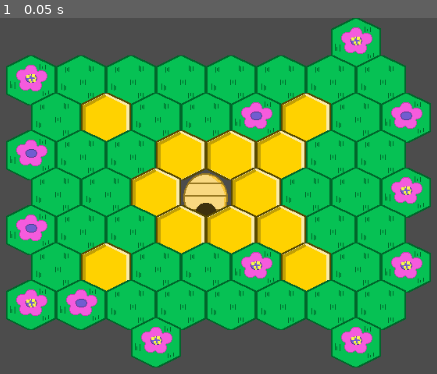
Above: before the commit, frame 1.
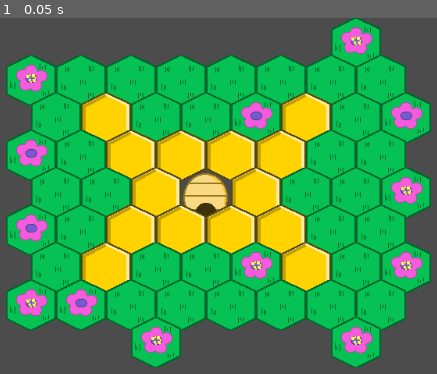
Above: after the commit, the same moment.

Repository: 44351-w22/protech-adaptation-game-bearcat-games
Game: Godot game, scene res://TileMap.tscn
The game is run twice, just before and just after one commit, with the same random seed, the same clock (stepped at 60 frames per second) and the same inputs. The project has no main scene, so this scene is started directly.
Inputs:
- Up to frame 1 (0.05 s): no input

The runs differ from the first frame. In frame 1, 2.4% of the frame differs, in the area x 24-36%, y 31-67%.

Commit message:
tile map stuff

Diff:
--- a/TileMap.tscn
+++ b/TileMap.tscn
@@ -108,4 +108,4 @@
 cell_size = Vector2( 64, 48 )
 cell_half_offset = 0
 format = 1
-tile_data = PoolIntArray( 11, 0, 0, 65540, 0, 0, 65541, 2, 0 …(188 unchanged characters)…  0, 196612, 3, 0, 196613, 2, 0, 196614, 2, 0, 196615, 1, 0, 196616, 1, 0, 196617, 1, 0, 196618, 2, 0, 196619, 2, 0, 262149, 2, 0, 262150, 2, 0, 262151, 1, 0, 262152, 4, 0, 262153, 1, 0, 262154, 2, 0, 262155, 2, 0, 262156, 0, 0, 327684, 3, 0, 327685, 2, 0, 327686, 2, 0, 327687, 1, 0, 327688, 1, 0, 327689, …(287 unchanged characters)…
+tile_data = PoolIntArray( 11, 0, 0, 65540, 0, 0, 65541, 2, 0 …(188 unchanged characters)…  0, 196612, 3, 0, 196613, 2, 0, 196614, 1, 0, 196615, 1, 0, 196616, 1, 0, 196617, 1, 0, 196618, 2, 0, 196619, 2, 0, 262149, 2, 0, 262150, 2, 0, 262151, 1, 0, 262152, 4, 0, 262153, 1, 0, 262154, 2, 0, 262155, 2, 0, 262156, 0, 0, 327684, 3, 0, 327685, 2, 0, 327686, 1, 0, 327687, 1, 0, 327688, 1, 0, 327689, …(287 unchanged characters)…
